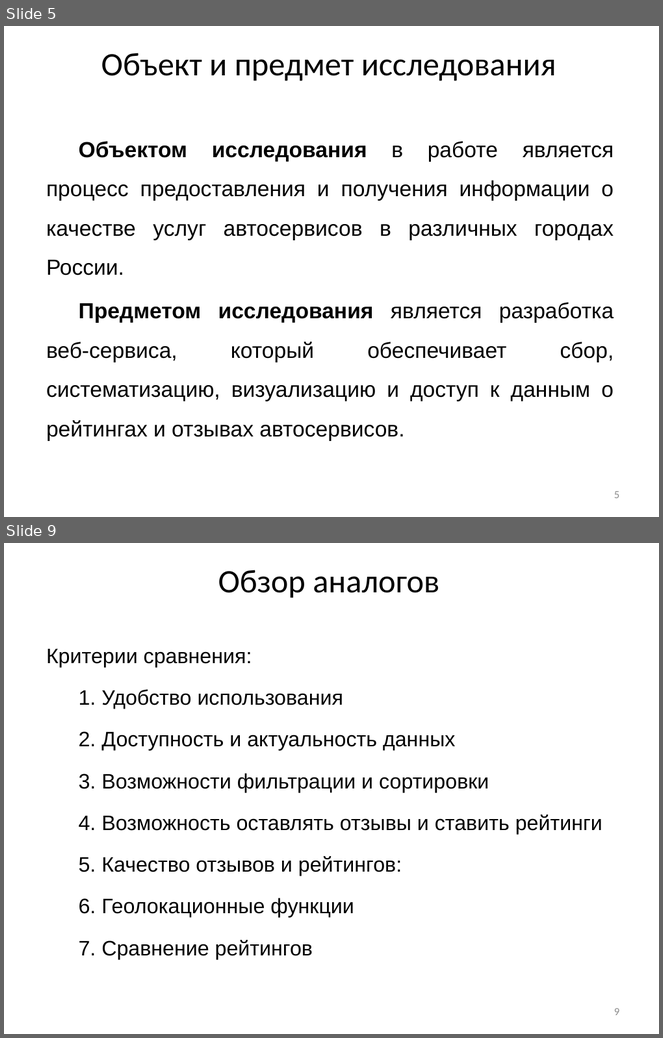
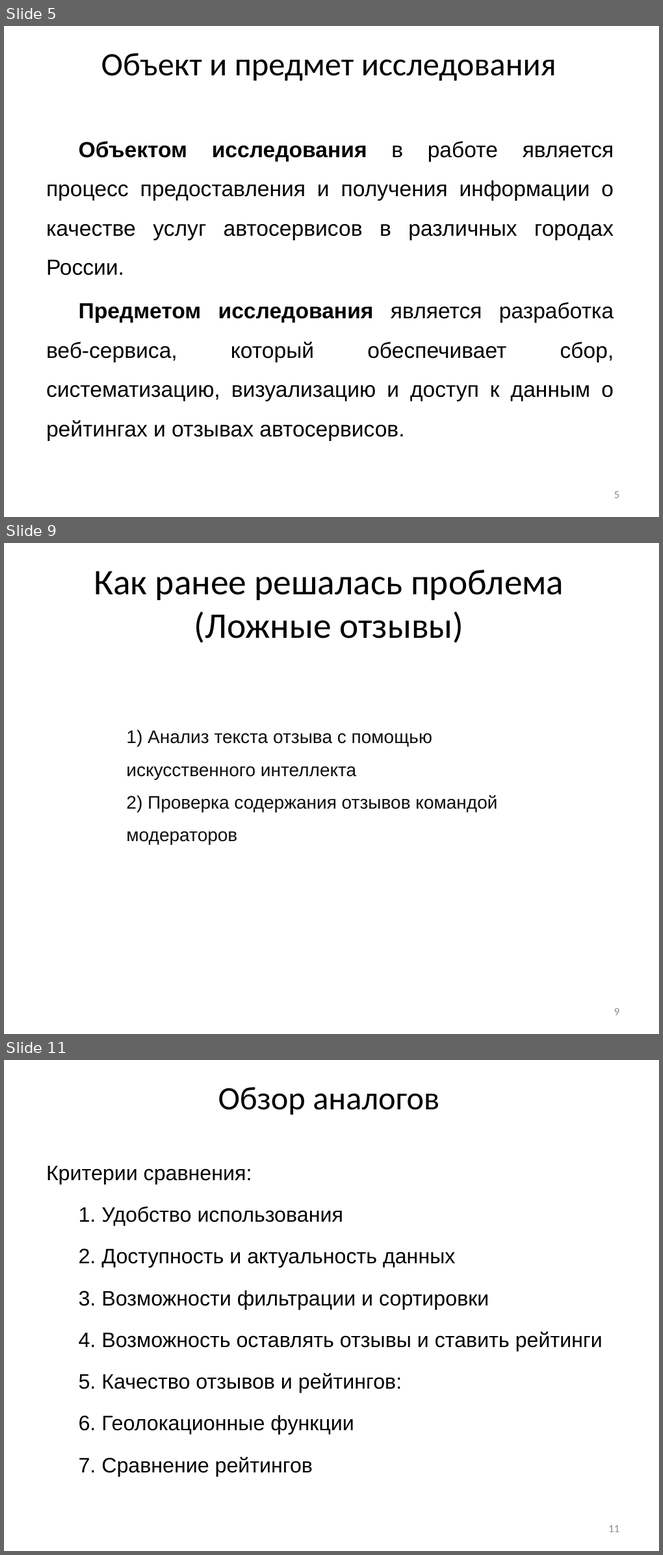
Before and after one commit to vadimgilka/-arRatingWebsite, a slide deck: Documentation/My documentation/Predzashita_Gailevich.pptx. Shown one above the other, each under a label of ours: slides 5 and 9 before the commit, slides 5, 9 and 11 after it; the slides between them are not shown. The pictures are 663x1038 and 663x1555 pixels, drawn with LibreOffice and Linux fonts; fonts in the diff are those of the drawing. Boxes give left, top, right and bottom in pixels: in the first picture for what was removed or moved away, otherwise in the second. Text is boxed around its words. In the diff, an @@ line names an element or a change of style, - is before the commit and + after.

```diff
--- a/Documentation/My documentation/Predzashita_Gailevich.pptx
+++ b/Documentation/My documentation/Predzashita_Gailevich.pptx
@@ slide 9 added at box(4, 543, 659, 1034), background #FFFFFF @@
@@ title added at box(94, 570, 564, 643), 39.6 pt, text #000000 @@
+Как ранее решалась проблема (Ложные отзывы)
@@ text added at box(126, 730, 497, 845), 20 pt, text #0D0D0D @@
+1) Анализ текста отзыва с помощью искусственного интеллекта
+2) Проверка содержания отзывов командой модераторов
@@ page number added at box(614, 1008, 620, 1016), 12 pt, text #8C8C8C @@
+9
@@ what was slide 9 is now slide 11 @@
@@ page number at box(608, 1525, 620, 1533): text changed @@
-9
+11
```
Also in this commit, not shown: 5 slides changed, 1 other slide added.
